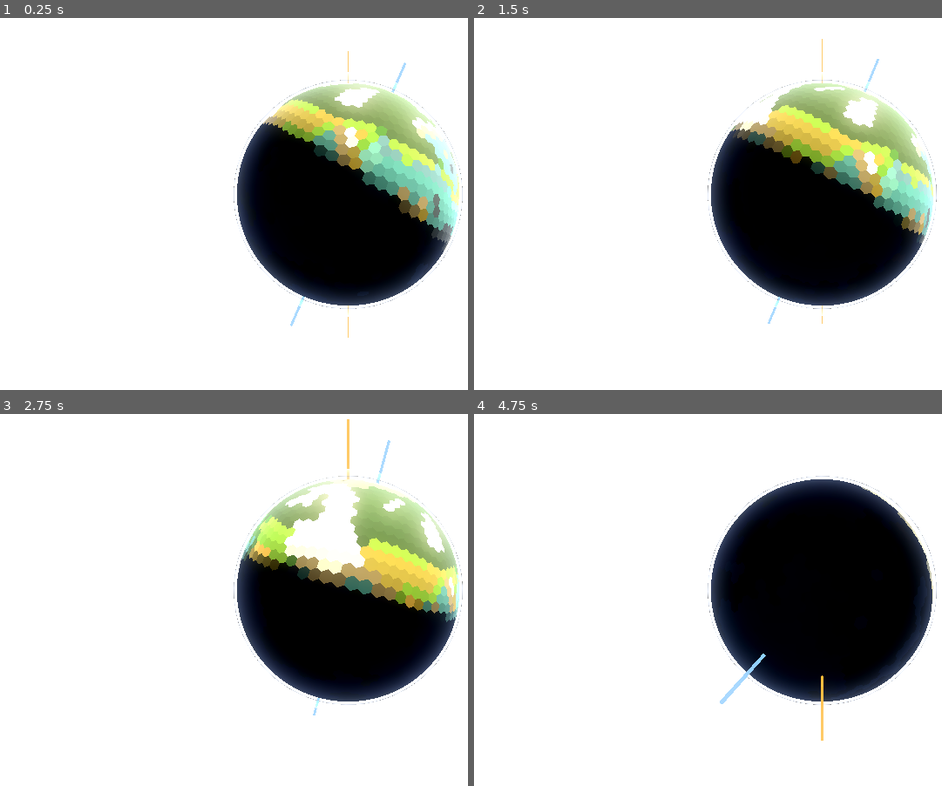
Above: before the commit, frames 1-4 (two rows, left to right).
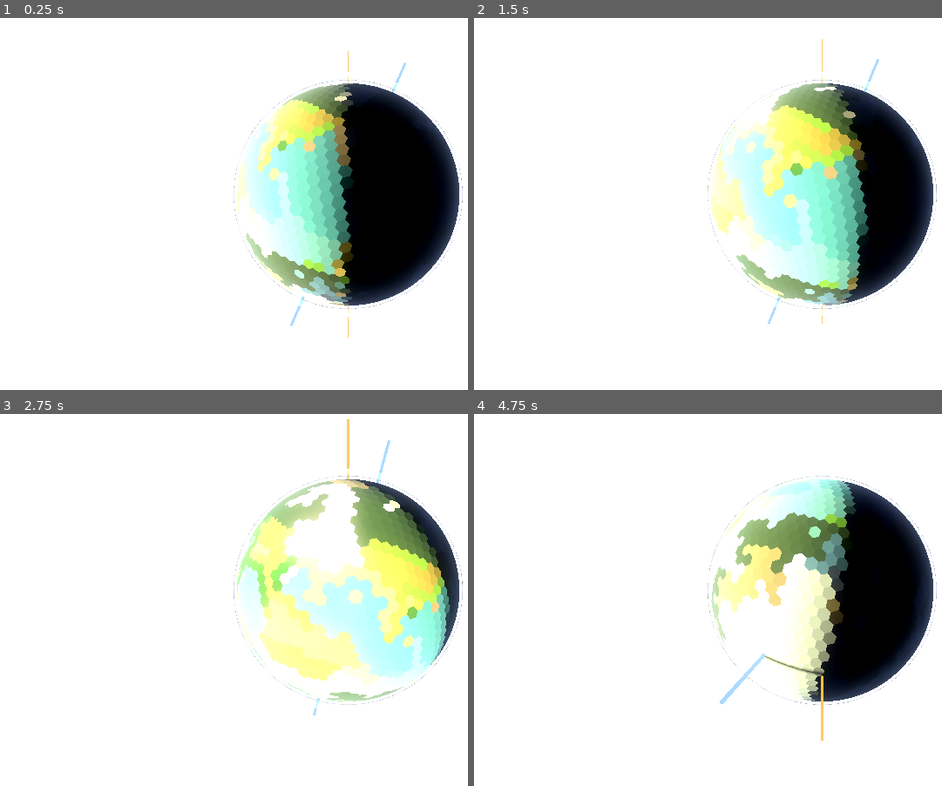
Above: after the commit, the same moments.

Repository: Halfwhit/hex-planet-gen
Game: Godot game, scene res://scenes/Main.tscn
Same seed, same stepped clock (60 frames per second), same inputs: the game is played once before the commit and once after it.
Inputs (mouse positions are in pixels of both pictures, inside the frame that each line leads up to):
- Up to frame 1 (0.25 s): no input
- Up to frame 2 (1.5 s): tap Enter at 0.5 s; move the mouse to (outside the picture) at 0.52 s; tap E at 0.6 s; click (outside the picture) at 0.67 s; drag from (684, 215) to (787, 270) at 1.27 s
- Up to frame 3 (2.75 s): move the mouse to (416, 503) at 2.02 s; tap E at 2.1 s; click (416, 503) at 2.17 s
- Up to frame 4 (4.75 s): drag from (787, 666) to (614, 533) at 2.77 s; move the mouse to (outside the picture) at 3.52 s; tap E at 3.6 s; click (outside the picture) at 3.67 s; drag from (614, 533) to (717, 492) at 4.27 s

The runs differ from the first frame. In frame 1, 17% of the frame differs, in the area x 49-99%, y 16-78%; in frame 2, 19%, in the area x 49-99%, y 17-78%; in frame 3, 18%; in frame 4, 13%.

Commit message:
Fix directional light orientation using explicit pitch/yaw
look_at() inherits the planet axial tilt through the up vector,
misorienting the light. Instead, derive rotation directly from the
sun→planet direction vector:
  basis.z = -d → pitch = -asin(d.y), yaw = atan2(-d.x, -d.z)
This gives the exact rotation needed without any up-vector ambiguity.

Co-Authored-By: Claude Sonnet 4.6 <noreply@anthropic.com>

Diff:
--- a/scripts/Sun.gd
+++ b/scripts/Sun.gd
@@ -87,7 +87,14 @@
 	var tilt: float = deg_to_rad(sun_inclination)
 	_planet_position = Vector3(flat_x, flat_y * sin(tilt), flat_y * cos(tilt))
 
-	# Point the directional light from the sun toward the planet so the lit
-	# hemisphere always faces the sun correctly.
+	# Orient the directional light so it shines from the sun toward the planet.
+	# DirectionalLight3D shines along its local -Z axis; we want -Z = d where
+	# d is the unit vector sun → planet.  look_at() picks up the planet axial
+	# tilt via its up vector, so we derive pitch/yaw directly instead:
+	#   basis.z = -d  →  pitch = -asin(d.y),  yaw = atan2(-d.x, -d.z)
 	if _light != null and _planet_position != Vector3.ZERO:
-		_light.look_at(-_planet_position, Vector3.UP)
+		var d: Vector3 = _planet_position.normalized()
+		_light.rotation = Vector3(
+				-asin(clamp(d.y, -1.0, 1.0)),
+				atan2(-d.x, -d.z),
+				0.0)
